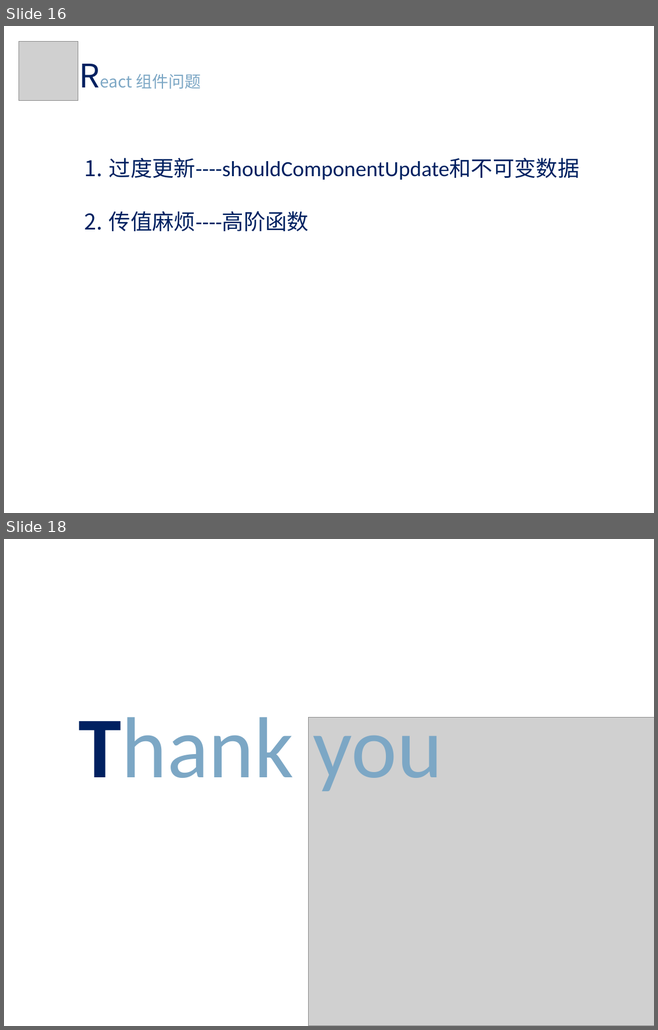
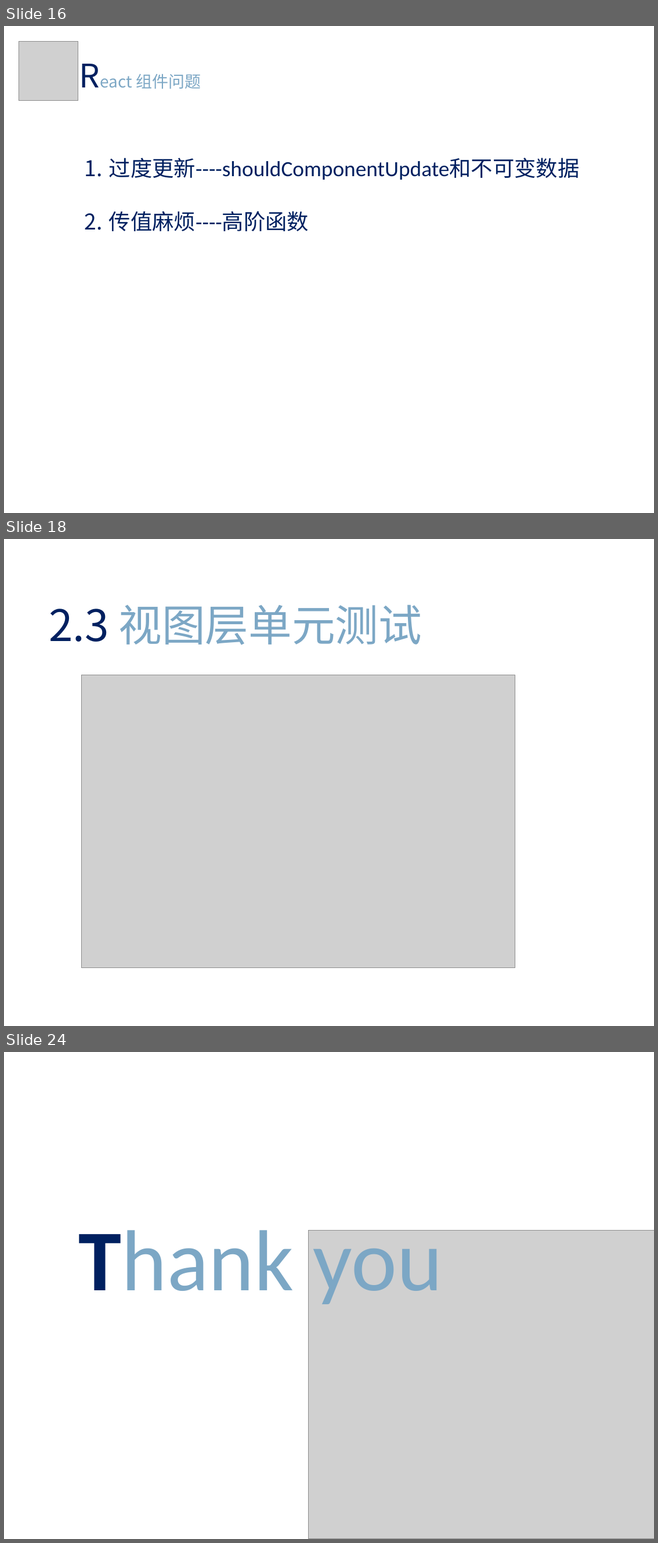
Before and after one commit to m544498510/may-web-app, a slide deck: new_doc/react share.pptx. Shown one above the other, each under a label of ours: slides 16 and 18 before the commit, slides 16, 18 and 24 after it; the slides between them are not shown. The pictures are 658x1030 and 658x1543 pixels, drawn with LibreOffice and Linux fonts; fonts in the diff are those of the drawing; grey boxes stand for pictures. Boxes give left, top, right and bottom in pixels: in the first picture for what was removed or moved away, otherwise in the second. Text is boxed around its words. In the diff, an @@ line names an element or a change of style, - is before the commit and + after.

```diff
--- a/new_doc/react share.pptx
+++ b/new_doc/react share.pptx
@@ slide 18 added at <box>4,539,654,1026</box>, background #FFFFFF @@
@@ text added at <box>49,605,422,645</box>, 48 pt, text #7CA7C5 @@
+2.3 视图层单元测试
@@ picture added at <box>81,675,514,968</box> @@
@@ what was slide 18 is now slide 24 @@
```
Also in this commit, not shown: 9 slides changed, 5 other slides added.
